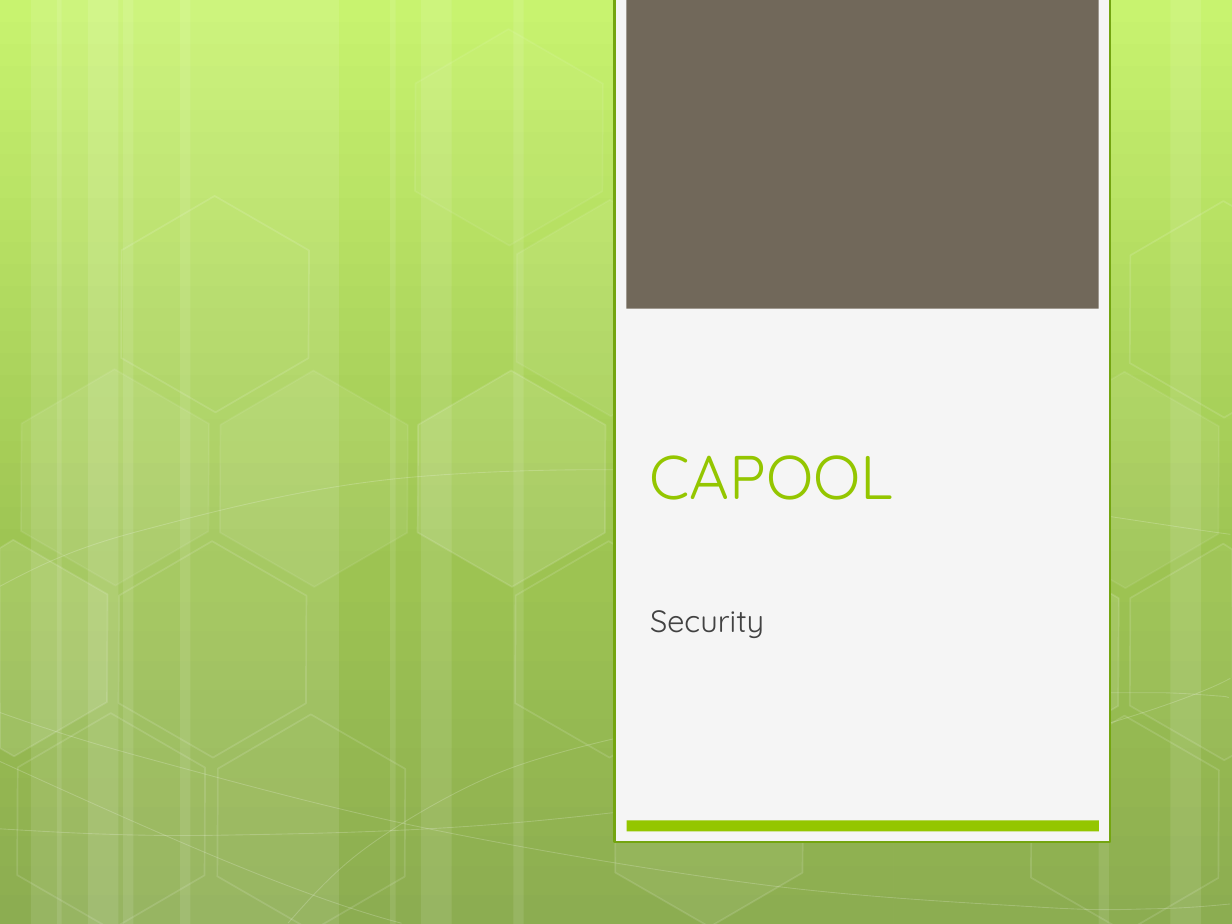
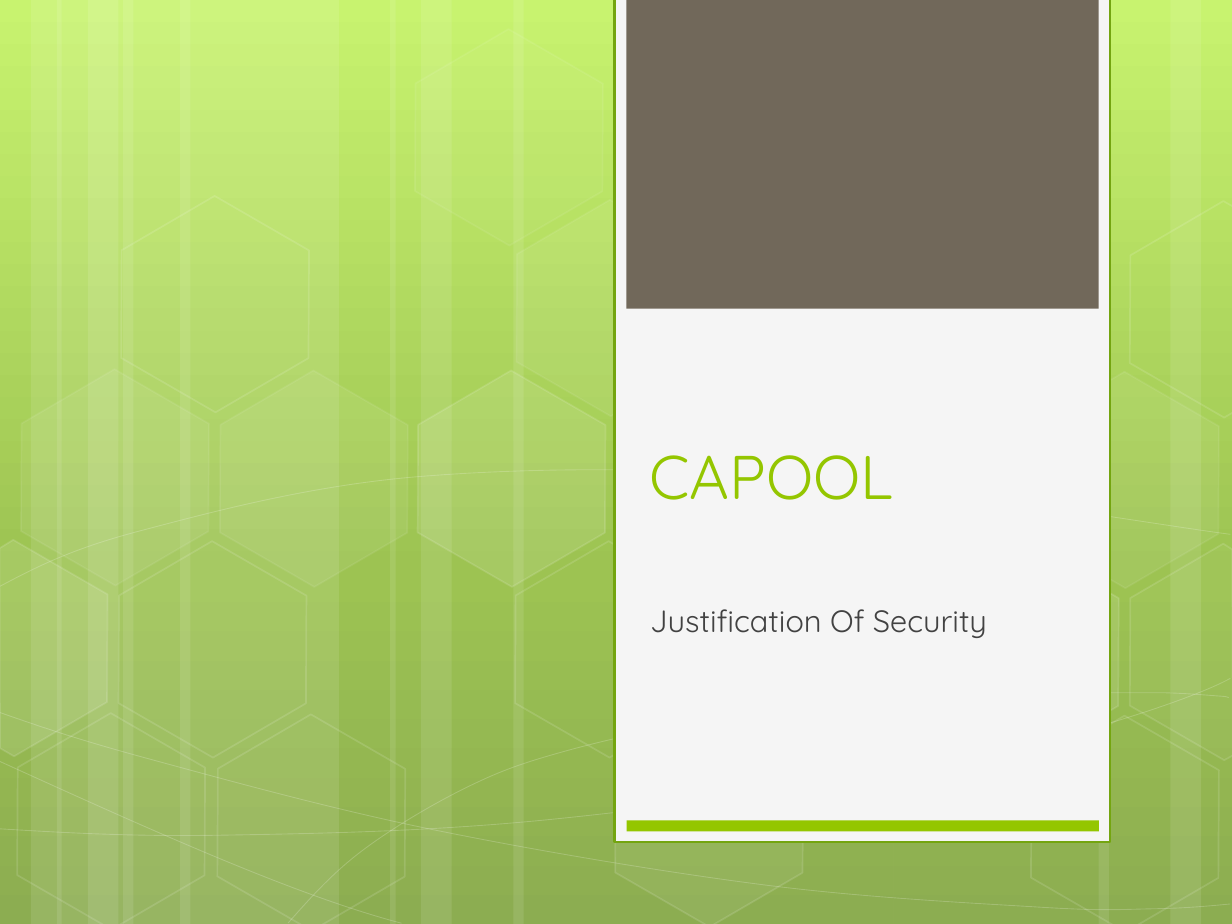
Before and after one commit to lanechr/CaPool, a slide deck: slide 1 of Security.pptx. Drawn at 1232x924 pixels with LibreOffice and Linux fonts; fonts in the diff are those of the drawing. Boxes give left, top, right and bottom in pixels: in the first picture for what was removed or moved away, otherwise in the second. Text is boxed around its words. In the diff, an @@ line names an element or a change of style, - is before the commit and + after.

Commit message:
Finalised Security Presentation

```diff
--- a/Security.pptx
+++ b/Security.pptx
@@ subtitle at (650,609,987,638): text changed @@
-Security
+Justification Of Security
```
Also in this commit, not shown: 5 slides added, 2 slides removed.
